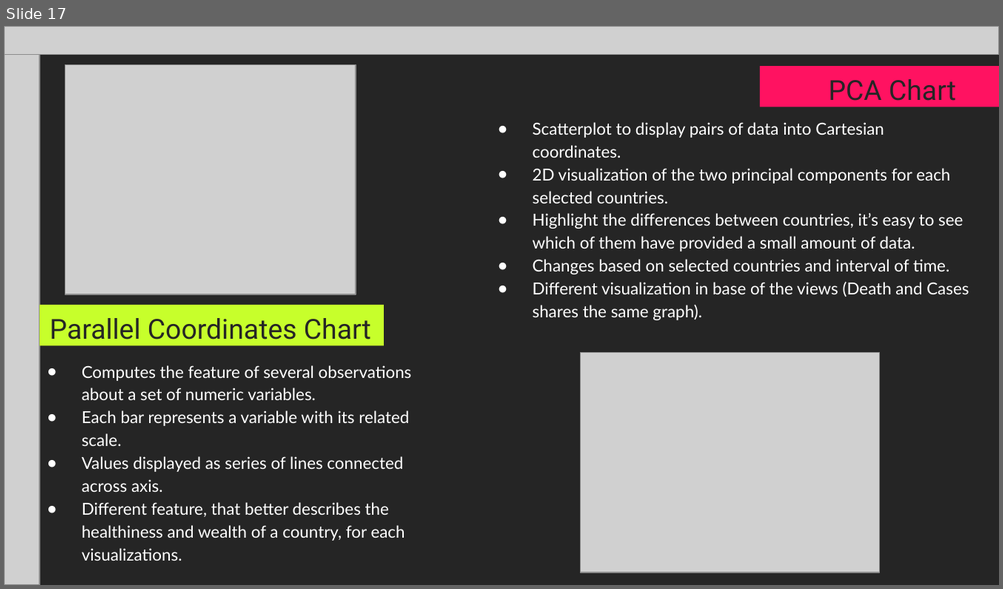
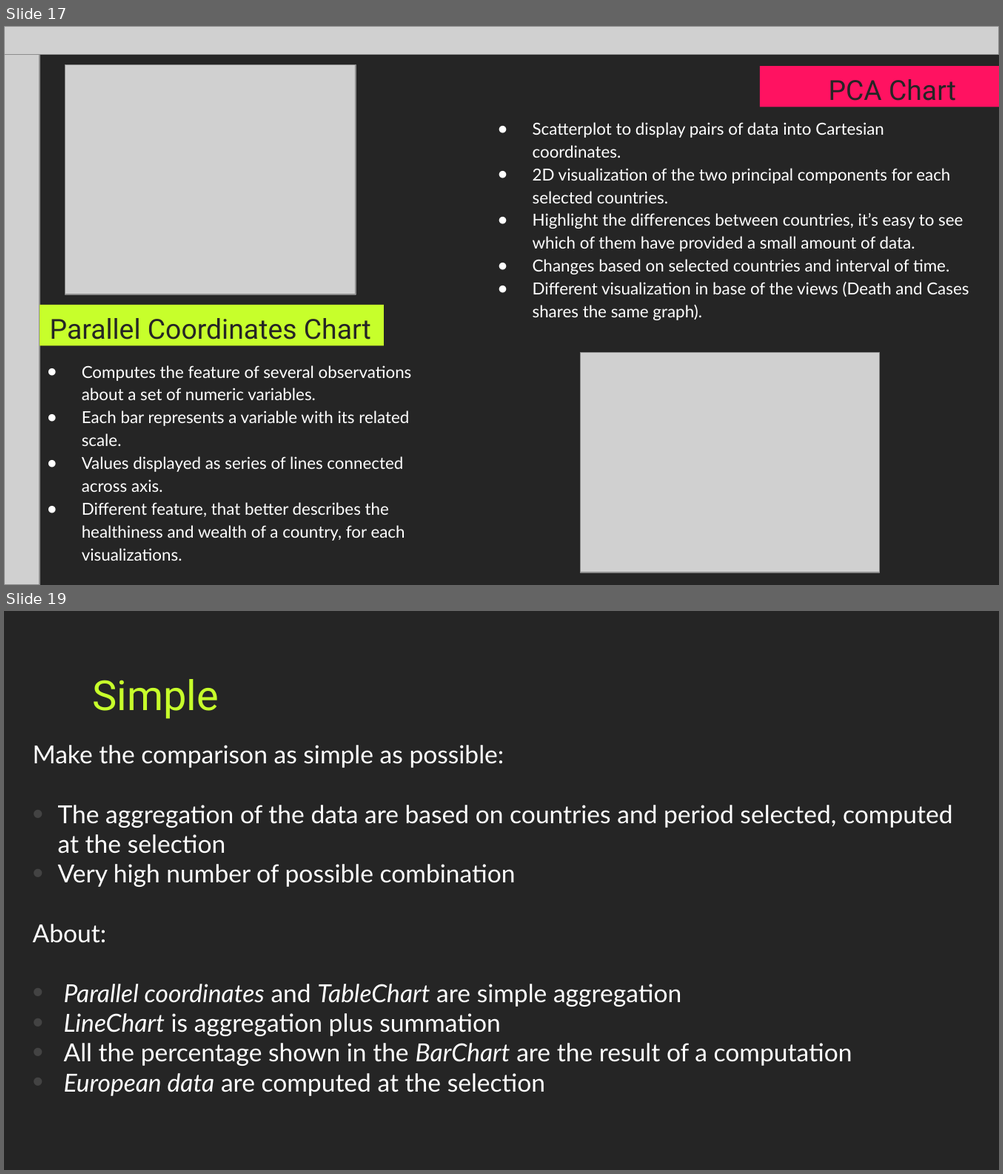
Before and after one commit to Covid19-visualization/Documentation, a slide deck: powerpoint/presentation.pptx. Shown one above the other, each under a label of ours: slide 17 before the commit, slides 17 and 19 after it; the slides between them are not shown. The pictures are 1003x589 and 1003x1174 pixels, drawn with LibreOffice and Linux fonts; fonts in the diff are those of the drawing; grey boxes stand for pictures. Boxes give left, top, right and bottom in pixels: in the first picture for what was removed or moved away, otherwise in the second. Text is boxed around its words. In the diff, an @@ line names an element or a change of style, - is before the commit and + after.

```diff
--- a/powerpoint/presentation.pptx
+++ b/powerpoint/presentation.pptx
@@ slide 19 added at (x1=4, y1=611, x2=999, y2=1170), background #252525 @@
@@ title added at (x1=92, y1=679, x2=219, y2=719), 30 pt, text #C7FF2B @@
+Simple
@@ text added at (x1=33, y1=745, x2=952, y2=1096), 18 pt, text #FFFFFF @@
+Make the comparison as simple as possible:
+• The aggregation of the data are based on countries and period selected, computed at the selection
+• Very high number of possible combination
+About:
+• Parallel coordinates and TableChart are simple aggregation
+• LineChart is aggregation plus summation
+• All the percentage shown in the BarChart are the result of a computation
+• European data are computed at the selection
```
Also in this commit, not shown: 2 slides changed, 7 other slides added.
